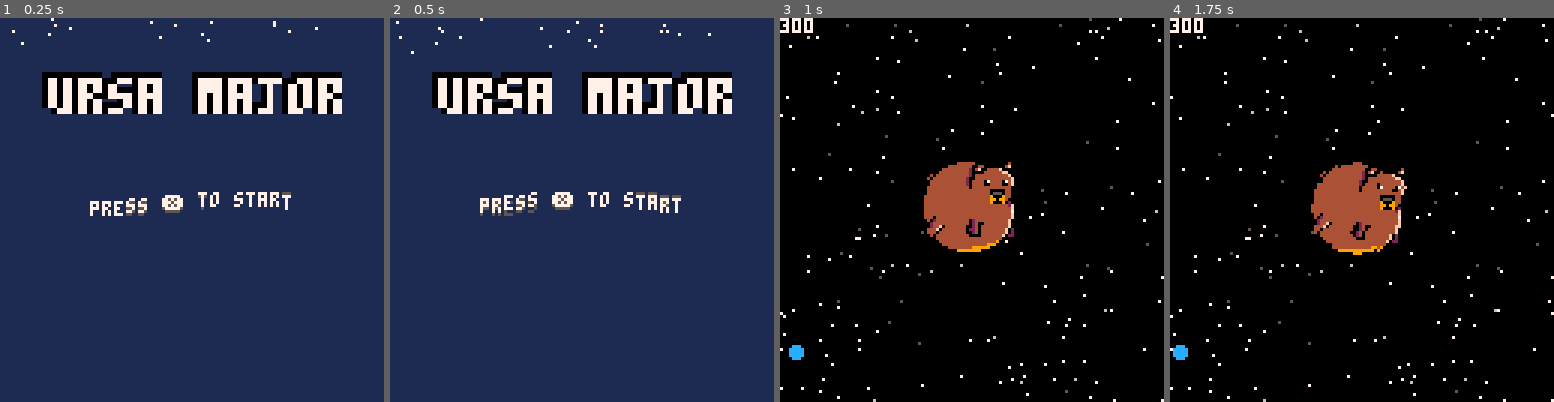
Above: before the commit, frames 1-4 (left to right).
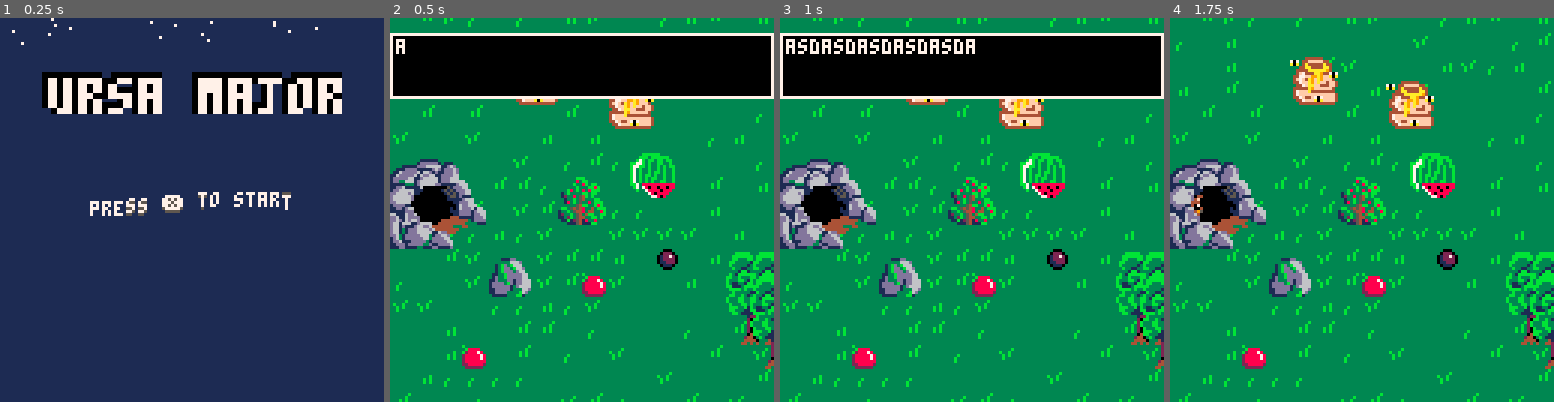
Above: after the commit, the same moments.

Repository: ekaktusz/harvest
Game: PICO-8 cartridge harvest.p8
Two runs of this game, one before a commit and one after it. Both use one fixed random seed, a clock stepped at 60 frames per second and the inputs below.
Inputs:
- Up to frame 1 (0.25 s): no input
- Up to frame 2 (0.5 s): tap X (X key) at 0.33 s
- Up to frame 3 (1 s): tap O (Z key) at 0.7 s
- Up to frame 4 (1.75 s): tap X (X key) at 1.07 s; hold Right from 1.6 s (still down); tap O (Z key) at 1.7 s

Frame 1 is identical in both runs. In frame 2, 96% of the frame differs, in the area x 0-100%, y 0-100%; in frame 3, 85%; in frame 4, 99%.

Commit message:
good place

Diff:
--- a/harvest.p8
+++ b/harvest.p8
@@ -161,23 +161,23 @@
 0e0e0e0e0e040e0e0e0e0e0e0e0e0e0e0e0e0e0e0e0e0e0e0e0e0e0e0e0e0e0e0e0e0e0e0e0e0e0e0e0e0e0e0e0e0e0e0e0e0e0e0e0e0e0e0e0e0e0e0e0e0e0e0e0e0e0e0e0000000000000000000000000000000000000000000000000000000000000000000000000000000000000000000000000000000000000000000000
 0e0e0e0e0e0e0e0e0e040e0e0e0e0e0e0e0e0e0e0e0e848484840e0e0e0e0e0e0e0e0e0e0e0e0e0e0e0e0e0e0e0e0e0e0e0e0e0e0e0e0e0e0e0e0e0e0e0e0e0e0e0e0e0e0e0000000000000000000000000000000000000000000000000000000000000000000000000000000000000000000000000000000000000000000000
 0e0e0e0e0e0e0e0e0e0e0e0e0e0e0e0e0e0e0e0e0e0e0e840e0e0e0e0e0e0e0e0e0e0e0e0e0e0e0e0e0e0e0e0e0e0e0e0e0e0e0e0e0e0e0e0e0e0e0e0e0e0e0e0e0e0e0e0e0000000000000000000000000000000000000000000000000000000000000000000000000000000000000000000000000000000000000000000000
-0e0e0e0e0e0e0e0e0e0e0e0e0e0e0e0e0e0e0e0e0e0e0e0e0e0e0e0e0e0e0e0e0e0e0e0e0e0e0e0e0e0e0e0e0e0e0e0e0e0e0e0e0e0e0e0e0e0e0e0e0e0e0e0e0e0e0e0e0e0000000000000000000000000000000000000000000000000000000000000000000000000000000000000000000000000000000000000000000000
+0e0e0e0e0e0e0e0e0e0e0e0e0e0e0e0e0e0e0e0e0e0e0e0e0e0e0e0e0e0e0e0e0e0e2a0e0e0e0e0e0e0e0e0e0e0e0e0e0e0e0e0e0e0e0e0e0e0e0e0e0e0e0e0e0e0e0e0e0e0000000000000000000000000000000000000000000000000000000000000000000000000000000000000000000000000000000000000000000000
 c00e0e0e0e0e0e0e0e0e280e0e0e0e0e0e0e0e0e0e0e0e0e0e0e0e0e0e0e0e0e0e0e0e0e0e0e0e0e0e0e0e0e0e0e0e0e0e0e0e0e0e0e0e0e0e0e0e0e0e0e0e0e0e0e0e0e0e0000000000000000000000000000000000000000000000000000000000000000000000000000000000000000000000000000000000000000000000
 0e0e0e0e0e0e0e240e0e0e0e0e0e0e0e3a0e0e0e0e0e0e0e0e0e0e0e0e0e0e0e0e0e0e0e0e0e0e0e0e0e0e0e0e0e0e0e0e0e0e0e0e0e0e0e0e0e0e0e0e0e0e0e0e0e0e0e0e0000000000000000000000000000000000000000000000000000000000000000000000000000000000000000000000000000000000000000000000
 0e0e0e0e0e0e0e0e0e0e0e0e0e0e0e0e0e0e0e0e0e3b0e0e0e0e0e0e0e0e0e0e0e0e0e0e0e0e0e0e0e0e0e0e0e0e0e0e0e0e0e0e0e0e0e0e0e0e0e0e0e0e0e0e0e0e0e0e0e0000000000000000000000000000000000000000000000000000000000000000000000000000000000000000000000000000000000000000000000
 0e0e0e0e0e0e0e0e0e0e0e0e0e0e0e0e0e0e0e0e0e0e0e0e0e0e0e0e0e0e0e0e0e0e0e0e0e0e0e0e0e0e0e0e0e0e0e0e0e0e0e0e0e0e0e0e0e0e0e0e0e0e0e0e0e0e0e0e0e0000000000000000000000000000000000000000000000000000000000000000000000000000000000000000000000000000000000000000000000
-0e0e0e0e2c0e0e0e0e0e0e2b0e0e84840e0e0e0e0e0e0e0e0e0e860e0e0e0e0e0e0e0e0e0e0e0e0e0e0e0e0e0e0e0e0e0e0e0e0e0e0e0e0e0e0e0e0e0e0e0e0e0e0e0e0e0e0000000000000000000000000000000000000000000000000000000000000000000000000000000000000000000000000000000000000000000000
+0e0e0e0e2c0e0e0e0e0e0e2b0e0e84840e0e0e0e0e0e0e0e0e0e860e0e0e0e0e0e0e0e2a0e0e0e0e0e0e0e0e0e0e0e0e0e0e0e0e0e0e0e0e0e0e0e0e0e0e0e0e0e0e0e0e0e0000000000000000000000000000000000000000000000000000000000000000000000000000000000000000000000000000000000000000000000
 0e0e0e0e0e0e0e0e2a0e0e0e0e0e0e840e0e0e0e0e0e0e0e0e0e0e0e0e0e0e0e0e0e0e0e0e0e0e0e0e0e0e0e0e0e0e0e0e0e0e0e0e0e0e0e0e0e0e0e0e0e0e0e0e0e0e0e0e0000000000000000000000000000000000000000000000000000000000000000000000000000000000000000000000000000000000000000000000
 0e0e0e0e0e0e0e0e0e0e0e0e0e0e0e0e0e0e0e0e0e0e0e0e0e0e0e0e0e0e0e0e0e0e0e0e0e0e0e0e0e0e0e0e0e0e0e0e0e0e0e0e0e0e0e0e0e0e0e0e0e0e0e0e0e0e0e0e0e0000000000000000000000000000000000000000000000000000000000000000000000000000000000000000000000000000000000000000000000
 0e0e0e0e0e0e0e0e0e0e0e0e0e0e0e0e0e0e0e0e0e0e0e0e0e0e0e0e0e0e0e0e0e0e0e0e0e0e0e0e0e0e0e0e0e0e0e0e0e0e0e0e0e0e0e0e0e0e0e0e0e0e0e0e0e0e0e0e0e0000000000000000000000000000000000000000000000000000000000000000000000000000000000000000000000000000000000000000000000
+0e0e0e2a0e0e0e0e0e0e0e0e0e0e0e0e0e0e0e2a0e0e0e0e0e0e0e0e0e0e0e0e0e0e0e0e0e0e0e0e0e0e0e0e0e0e0e0e0e0e0e0e0e0e0e0e0e0e0e0e0e0e0e0e0e0e0e0e0e0000000000000000000000000000000000000000000000000000000000000000000000000000000000000000000000000000000000000000000000
+0e0e0e0e0e0e0e0e0e0e0e0e0e0e0e0e0e0e0e0e0e0e0e0e0e0e0e0e0e0e0e0e0e0e0e0e0e0e0e0e0e0e0e0e0e0e0e0e0e0e0e0e0e0e0e0e0e0e0e0e0e0e0e0e0e0e0e0e0e0000000000000000000000000000000000000000000000000000000000000000000000000000000000000000000000000000000000000000000000
+0e0e0e0e0e0e0e0e0e0e0e0e0e0e0e0e0e0e0e0e0e0e0e0e2a0e0e0e0e0e0e0e0e0e0e0e0e0e0e0e0e0e0e0e0e0e0e0e0e0e0e0e0e0e0e0e0e0e0e0e0e0e0e0e0e0e0e0e0e0000000000000000000000000000000000000000000000000000000000000000000000000000000000000000000000000000000000000000000000
+0e0e0e0e0e2a0e0e0e0e0e0e0e2a2a0e0e0e0e0e0e0e0e0e0e0e0e0e0e0e0e0e0e0e0e0e0e0e0e0e0e0e0e0e0e0e0e0e0e0e0e0e0e0e0e0e0e0e0e0e0e0e0e0e0e0e0e0e0e0000000000000000000000000000000000000000000000000000000000000000000000000000000000000000000000000000000000000000000000
 0e0e0e0e0e0e0e0e0e0e0e0e0e0e0e0e0e0e0e0e0e0e0e0e0e0e0e0e0e0e0e0e0e0e0e0e0e0e0e0e0e0e0e0e0e0e0e0e0e0e0e0e0e0e0e0e0e0e0e0e0e0e0e0e0e0e0e0e0e0000000000000000000000000000000000000000000000000000000000000000000000000000000000000000000000000000000000000000000000
 0e0e0e0e0e0e0e0e0e0e0e0e0e0e0e0e0e0e0e0e0e0e0e0e0e0e0e0e0e0e0e0e0e0e0e0e0e0e0e0e0e0e0e0e0e0e0e0e0e0e0e0e0e0e0e0e0e0e0e0e0e0e0e0e0e0e0e0e0e0000000000000000000000000000000000000000000000000000000000000000000000000000000000000000000000000000000000000000000000
-0e0e0e0e0e0e0e0e0e0e0e0e0e0e0e0e0e0e0e0e0e0e0e0e0e0e0e0e0e0e0e0e0e0e0e0e0e0e0e0e0e0e0e0e0e0e0e0e0e0e0e0e0e0e0e0e0e0e0e0e0e0e0e0e0e0e0e0e0e0000000000000000000000000000000000000000000000000000000000000000000000000000000000000000000000000000000000000000000000
-0e0e0e0e0e0e0e0e0e0e0e0e0e0e0e0e0e0e0e0e0e0e0e0e0e0e0e0e0e0e0e0e0e0e0e0e0e0e0e0e0e0e0e0e0e0e0e0e0e0e0e0e0e0e0e0e0e0e0e0e0e0e0e0e0e0e0e0e0e0000000000000000000000000000000000000000000000000000000000000000000000000000000000000000000000000000000000000000000000
-0e0e0e0e0e0e0e0e0e0e0e0e0e0e0e0e0e0e0e0e0e0e0e0e0e0e0e0e0e0e0e0e0e0e0e0e0e0e0e0e0e0e0e0e0e0e0e0e0e0e0e0e0e0e0e0e0e0e0e0e0e0e0e0e0e0e0e0e0e0000000000000000000000000000000000000000000000000000000000000000000000000000000000000000000000000000000000000000000000
-0e0e0e0e0e0e0e0e0e0e0e0e0e0e0e0e0e0e0e0e0e0e0e0e0e0e0e0e0e0e0e0e0e0e0e0e0e0e0e0e0e0e0e0e0e0e0e0e0e0e0e0e0e0e0e0e0e0e0e0e0e0e0e0e0e0e0e0e0e0000000000000000000000000000000000000000000000000000000000000000000000000000000000000000000000000000000000000000000000
-0e0e0e0e0e0e0e0e0e0e0e0e0e0e0e0e0e0e0e0e0e0e0e0e0e0e0e0e0e0e0e0e0e0e0e0e0e0e0e0e0e0e0e0e0e0e0e0e0e0e0e0e0e0e0e0e0e0e0e0e0e0e0e0e0e0e0e0e0e0000000000000000000000000000000000000000000000000000000000000000000000000000000000000000000000000000000000000000000000
-0e0e0e0e0e0e0e0e0e0e0e0e0e0e0e0e0e0e0e0e0e0e0e0e0e0e0e0e0e0e0e0e0e0e0e0e0e0e0e0e0e0e0e0e0e0e0e0e0e0e0e0e0e0e0e0e0e0e0e0e0e0e0e0e0e0e0e0e0e0000000000000000000000000000000000000000000000000000000000000000000000000000000000000000000000000000000000000000000000
+0e0e0e0e0e0e0e0e0e0e0e0e0e0e0e0e0e0e0e0e0e0e0e2a0e0e0e0e0e0e0e0e0e0e0e0e0e0e0e0e0e0e0e0e0e0e0e0e0e0e0e0e0e0e0e0e0e0e0e0e0e0e0e0e0e0e0e0e0e0000000000000000000000000000000000000000000000000000000000000000000000000000000000000000000000000000000000000000000000
+0e0e0e0e0e0e0e0e0e0e0e2a0e0e0e0e0e0e0e0e0e0e0e0e0e0e0e0e0e0e0e0e0e0e0e0e0e0e0e0e0e0e0e0e0e0e0e0e0e0e0e0e0e0e0e0e0e0e0e0e0e0e0e0e0e0e0e0e0e0000000000000000000000000000000000000000000000000000000000000000000000000000000000000000000000000000000000000000000000
 0e0e0e0e0e0e0e0e0e0e0e0e0e0e0e0e0e0e0e0e0e0e0e0e0e0e0e0e0e0e0e0e0e0e0e0e0e0e0e0e0e0e0e0e0e0e0e0e0e0e0e0e0e0e0e0e0e0e0e0e0e0e0e0e0e0e0e0e0e0000000000000000000000000000000000000000000000000000000000000000000000000000000000000000000000000000000000000000000000
 0e0e0e0e0e0e0e0e0e0e0e0e0e0e0e0e0e0e0e0e0e0e0e0e0e0e0e0e0e0e0e0e0e0e0e0e0e0e0e0e0e0e0e0e0e0e0e0e0e0e0e0e0e0e0e0e0e0e0e0e0e0e0e0e0e0e0e0e0e0000000000000000000000000000000000000000000000000000000000000000000000000000000000000000000000000000000000000000000000
 0e0e0e0e0e0e0e0e0e0e0e0e0e0e0e0e0e0e0e0e0e0e0e0e0e0e0e0e0e0e0e0e0e0e0e0e0e0e0e0e0e0e0e0e0e0e0e0e0e0e0e0e0e0e0e0e0e0e0e0e0e0e0e0e0e0e0e0e0e0000000000000000000000000000000000000000000000000000000000000000000000000000000000000000000000000000000000000000000000
--- a/include/bear.lua
+++ b/include/bear.lua
@@ -30,7 +30,11 @@
     elseif bear.level == 2 then
         --rspr(32,bear.x,bear.y,bear.angle,4,4)
         --draw_rotated_tile(bear.x, bear.y, 0/360,  121, 26, 4,false,1)
-        pd_rotate(bear.x, bear.y, bear.rot/360,  123, 28, 5,false,1+bear.num_eaten/5)
+        if current_level == "space" then
+            pd_rotate(bear.x, bear.y, bear.rot/360,  123, 28, 5,false,1+bear.num_eaten/5)
+        else
+            pd_rotate(bear.x, bear.y, 0/360,  121, 26, 8,false,1)
+        end
     end
 end
 
@@ -101,6 +105,9 @@
     end
 
     if bear.num_eaten > 3 and bear.level == 1 then
+        bear.num_eaten = 0
+        bear.anim.time = 15
+        bear.freezed = true
         explode(bear.x+bear.w/2,bear.y+bear.h/2,bear.w/2,100,100)
         bear.level += 1
     end
--- a/include/forest_level.lua
+++ b/include/forest_level.lua
@@ -31,6 +31,11 @@
     end
 
     update_explode()
+
+    if bear.level >=2 and bear.num_eaten >= 2 then
+        bear.num_eaten = 0
+        switch_to_space_level()
+    end
 end
 
 function draw_forest_level()
@@ -52,6 +57,8 @@
         draw_parts(snow_parts)
     end
 
+
+
     draw_explode()
     tb_draw(tb_1)
 
--- a/include/game_state.lua
+++ b/include/game_state.lua
@@ -2,7 +2,6 @@
     _update60 = update_game
     _draw = draw_game
     init_forest_level()
-    switch_to_space_level()
 end
 
 function update_game()
--- a/include/menu_state.lua
+++ b/include/menu_state.lua
@@ -5,7 +5,6 @@
 function init_menu()
     _update60=update_menu
     _draw = draw_menu
-
 end
 
 function update_menu()
--- a/include/space_level.lua
+++ b/include/space_level.lua
@@ -8,6 +8,7 @@
     current_level = "space"
     bear.level = 2
     finished = false
+    shake = 0
 
     sstar_init()
 end
@@ -47,9 +48,9 @@
     cls(0)
 
     --camera_follow_bear()
-    for star in all(space.background_stars) do
-        pset(star.x,star.y,star.c)
-    end
+    --for star in all(space.background_stars) do
+    --    pset(star.x,star.y,star.c)
+    --end
 
     sstar_draw()
 
@@ -70,19 +71,25 @@
     end
     --log(current_level)
 
-    draw_explode(5+rnd(5))
+    draw_explode()
+    doshake()
 end
 
 function update_space_level()
     --update_bear()
     --update_parts(bear_parts)
-    update_controls_bear()
-    sstar_update()
+
+    if not finished then
+        update_controls_bear()
+        sstar_update()
+    end
+
     update_explode(0.1)
 
-    if bear.num_eaten >= 1 and space.anim_time >0  then
+    if bear.num_eaten >= 5 and space.anim_time >0  then
         finished = true
         explode(63,63,bear.w,500,300)
+        shake+=0.02
         space.anim_time -= 1
     end
 end
--- a/include/thirdparty.lua
+++ b/include/thirdparty.lua
@@ -286,12 +286,11 @@
     local vx,vy=cam.vx,cam.vy
     cam.x+=vx
     cam.y+=vy
-	if not space.finished then
-		if(btn(⬅️))vx+=sp
-		if(btn(➡️))vx-=sp
-		if(btn(⬆️))vy+=sp
-		if(btn(⬇️))vy-=sp
-	end
+
+	if(btn(⬅️))vx+=sp
+	if(btn(➡️))vx-=sp
+	if(btn(⬆️))vy+=sp
+	if(btn(⬇️))vy-=sp
 
     local vsq=vx*vx+vy*vy
     -- normalise vel
@@ -306,6 +305,7 @@
 			if (dist(bear.x,bear.y,planet.x,planet.y) < 16 + planet.r) then
 				del(space.planets,planet)
 				bear.num_eaten+=1
+				shake += 0.1
 			end
 		end
 	end
@@ -314,6 +314,9 @@
         planet.x+=vx
 		planet.y+=vy
     end
+
+	bear.x = 63 + cam.vx
+    bear.y = 63 + cam.vy
 
     cam.vx,cam.vy=vx,vy
 end
@@ -322,9 +325,6 @@
     --cls()
     --for i=0,20 do rectfill(rnd(136)-4,rnd(136)-4,2,2,0)end
     --line(63,63,63+cam.vx,63+cam.vy,8)
-
-	bear.x = 63 + cam.vx
-    bear.y = 63 + cam.vy
 
     for j=0,l2 do
         --camera(cam.x/j,cam.y/j)
